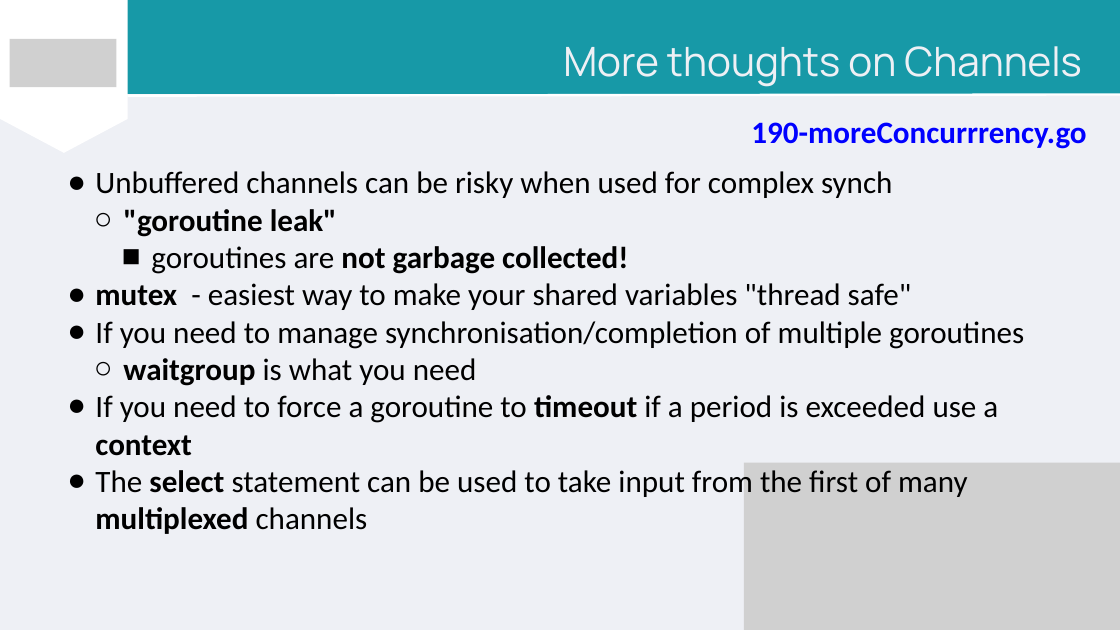
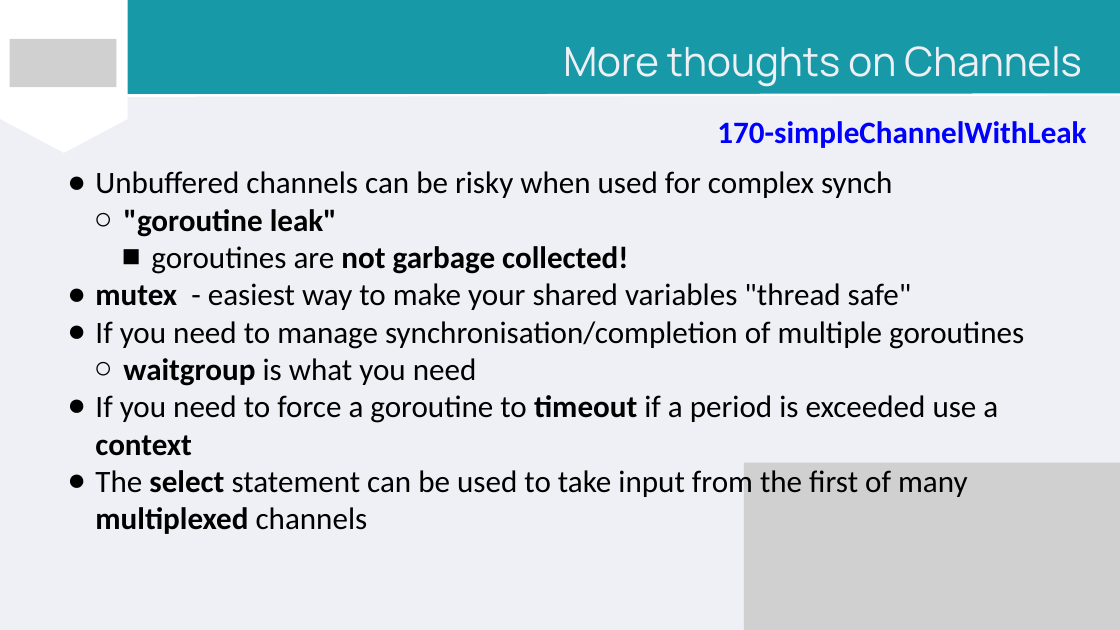
Before and after one commit to PeterWillmot/GoForExperiencedDevelopers, a slide deck: slide 43 of PPT/Go for Experienced Developers.pptx (slide 49 before the commit). Drawn at 1120x630 pixels with LibreOffice and Linux fonts; fonts in the diff are those of the drawing; grey boxes stand for pictures. Boxes give left, top, right and bottom in pixels: in the first picture for what was removed or moved away, otherwise in the second. Text is boxed around its words. In the diff, an @@ line names an element or a change of style, - is before the commit and + after.

```diff
--- a/PPT/Go for Experienced Developers.pptx
+++ b/PPT/Go for Experienced Developers.pptx
@@ text at (x1=717, y1=121, x2=1086, y2=148): text changed @@
-190-moreConcurrrency.go
+170-simpleChannelWithLeak
```
Also in this commit, not shown: 25 other slides changed, 2 slides added, 3 slides removed, 5 other files.
